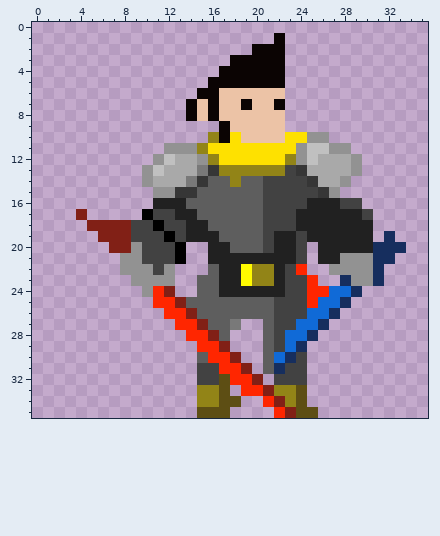
File history of a pixel-art sprite, Assets/Art/Dart.png. Above is the file before it was changed.
The file is 36x36 pixels. Colours within 5 levels of each other are drawn and written as one.
After the commit:
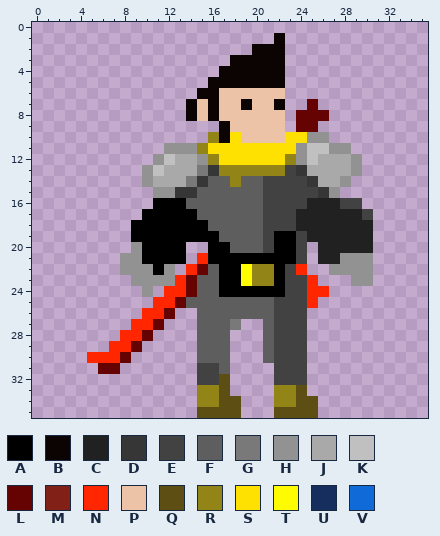
Palette (. is transparent): A #000000  B #0b0403  C #212121  D #363636  E #424242  F #5e5e5e  G #797979  H #929292  J #a9a9a9  K #c0c0c0  L #650303  M #812016  N #ff2600  P #ecc3a6  Q #5d4e14  R #928417  S #fee100  T #fffb00  U #162e5e  V #106ad7
Changes in this commit:
y 7: x 25 . -> L
y 8: x 24..26 ... -> LLL
y 9: x 24..25 .. -> LL
y 16: x 11..13 CCC -> AAA
y 17: x 4 M -> .; x 11..14 EECC -> AAAA
y 18: x 5..10 MMMMEE -> ....AA; x 12..15 EECC -> AAAA
y 19: x 6..11 MMMEEE -> ...AAA; x 13..16 ECCC -> AAAA; x 22..23 CC -> AA; x 32 U -> .
y 20: x 7..8 MM -> ..; x 10..12 EEE -> AAA; x 16..17 CC -> AA; x 22..23 CC -> AA; x 31..33 UUU -> ...
y 21: x 10..12 EEE -> AAA; x 15..23 .CCCCCCCC -> NAAAAAAAA; x 31..32 UU -> ..
y 22: x 11 E -> A; x 14..15 .. -> NL; x 17..18 CC -> AA; x 22 C -> A; x 31 U -> .
y 23: x 13..14 .. -> NL; x 17..18 CC -> AA; x 22 C -> A; x 28 U -> .; x 31 U -> .
y 24: x 11..14 NM.. -> .NNL; x 17..22 CCCCCC -> AAAAAA; x 27..29 VVU -> ...
y 25: x 13 M -> L; x 26..28 VVU -> ...
y 26: x 10..14 ..NNM -> NNL..; x 25..27 VVU -> ...
y 27: x 9..11 ... -> NNL; x 13..15 NNM -> ..F; x 24..26 VVU -> E..
y 28: x 8..10 ... -> NNL; x 14..16 NNM -> .FF; x 23..25 VVU -> EE.
y 29: x 7..9 ... -> NNL; x 15..17 NNM -> FFF; x 23..24 VU -> EE
y 30: x 5..8 .... -> NNNL; x 16..18 NNM -> FF.; x 22..23 VU -> EE
y 31: x 6..7 .. -> LL; x 17..19 NNM -> F..; x 21..22 FU -> .E
y 32: x 18..20 NNM -> ...
y 33: x 19..21 NNM -> ...
y 34: x 21..22 NM -> .R; x 25 . -> Q
y 35: x 18 . -> Q; x 22..23 NM -> QQ
Pixel boxes of the changes (left, top, right, bottom) in both pictures:
added: (296, 99, 329, 132)
changed: (76, 198, 406, 418)
